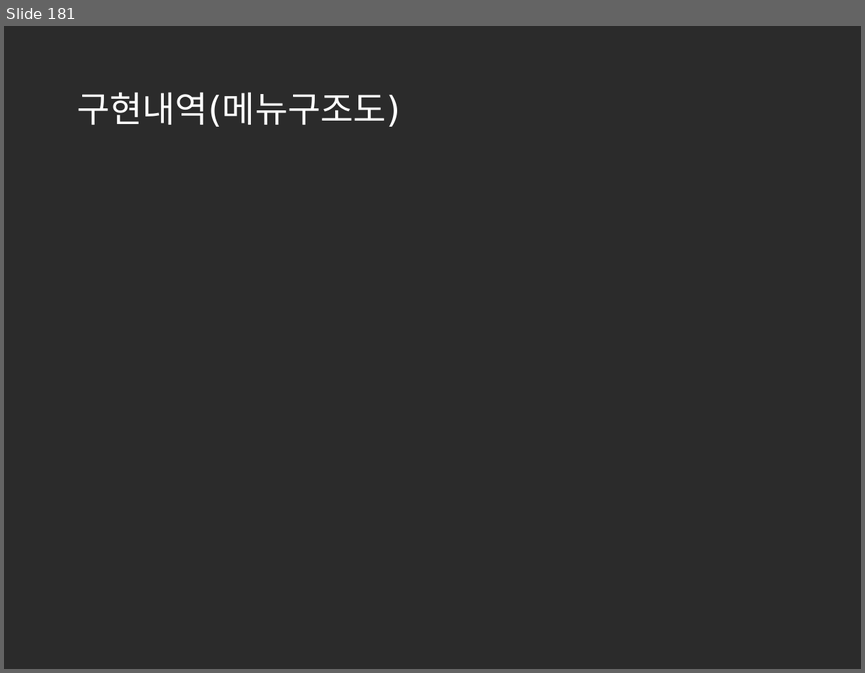
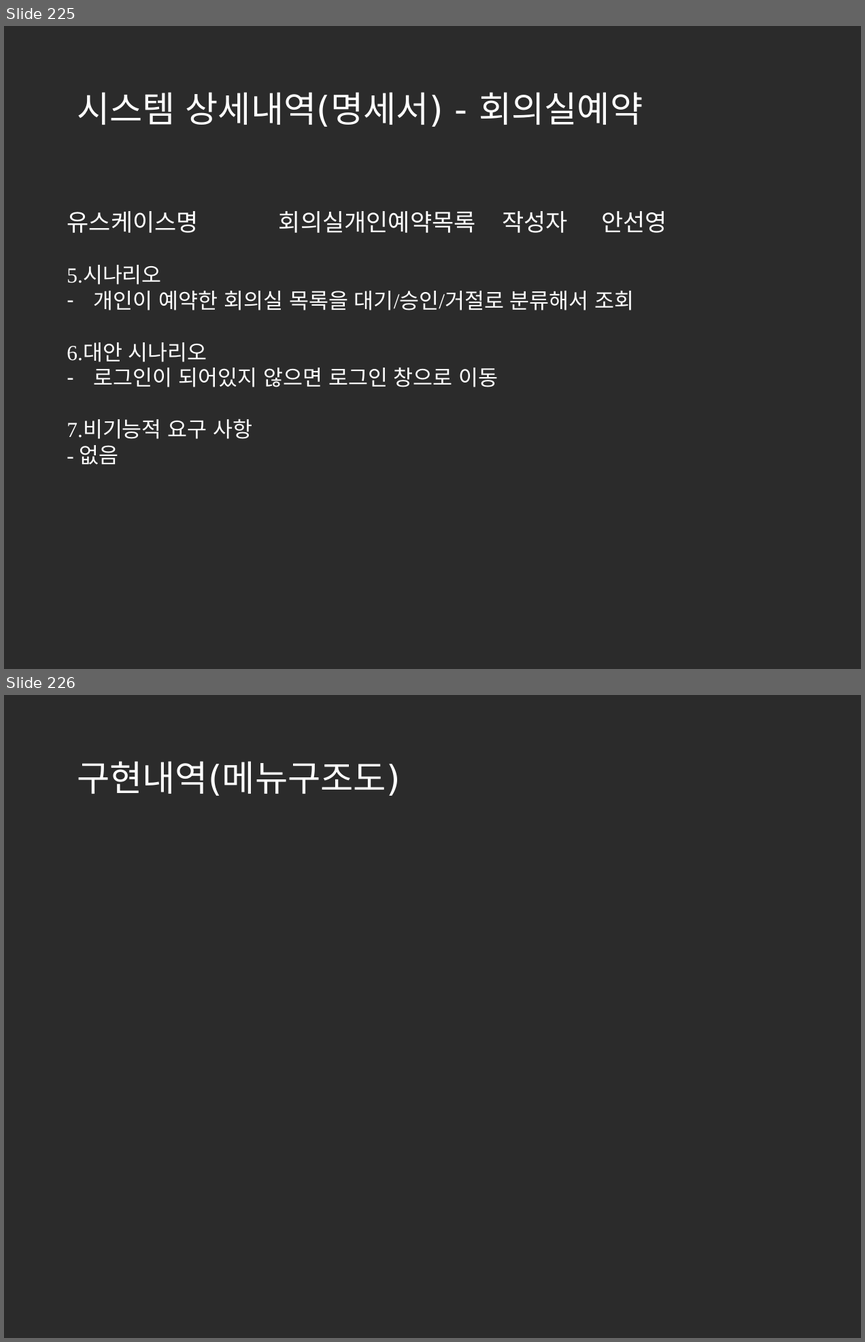
Before and after one commit to korea600/useful, a slide deck: Useful/UML/Presentation/useful_ppt_초안(수정중).pptx. Shown one above the other, each under a label of ours: slide 181 before the commit, slides 225 and 226 after it. The pictures are 865x673 and 865x1342 pixels, drawn with LibreOffice and Linux fonts; fonts in the diff are those of the drawing; background and template pictures are left out; a plain dark background stands for a picture behind light text. Boxes give left, top, right and bottom in pixels: in the first picture for what was removed or moved away, otherwise in the second. Text is boxed around its words. In the diff, an @@ line names an element or a change of style, - is before the commit and + after.

Commit message:
명세서 완료

```diff
--- a/Useful/UML/Presentation/useful_ppt_초안(수정중).pptx
+++ b/Useful/UML/Presentation/useful_ppt_초안(수정중).pptx
@@ slide 225 added at bbox=[4, 26, 861, 669], background picture (left out) @@
@@ title added at bbox=[77, 92, 643, 127], 30 pt, text #FFFFFF @@
+시스템 상세내역(명세서) - 회의실예약
@@ text added at bbox=[67, 211, 667, 233], 20 pt, text #FFFFFF @@
+유스케이스명 회의실개인예약목록 작성자 안선영
@@ text added at bbox=[67, 266, 634, 464], 18 pt, text #FFFFFF @@
+5.시나리오
+– 개인이 예약한 회의실 목록을 대기/승인/거절로 분류해서 조회
+6.대안 시나리오
+– 로그인이 되어있지 않으면 로그인 창으로 이동
+7.비기능적 요구 사항
+- 없음
@@ what was slide 181 is now slide 226 @@
```
Also in this commit, not shown: 1 slide changed, 44 other slides added, 7 slides removed.
